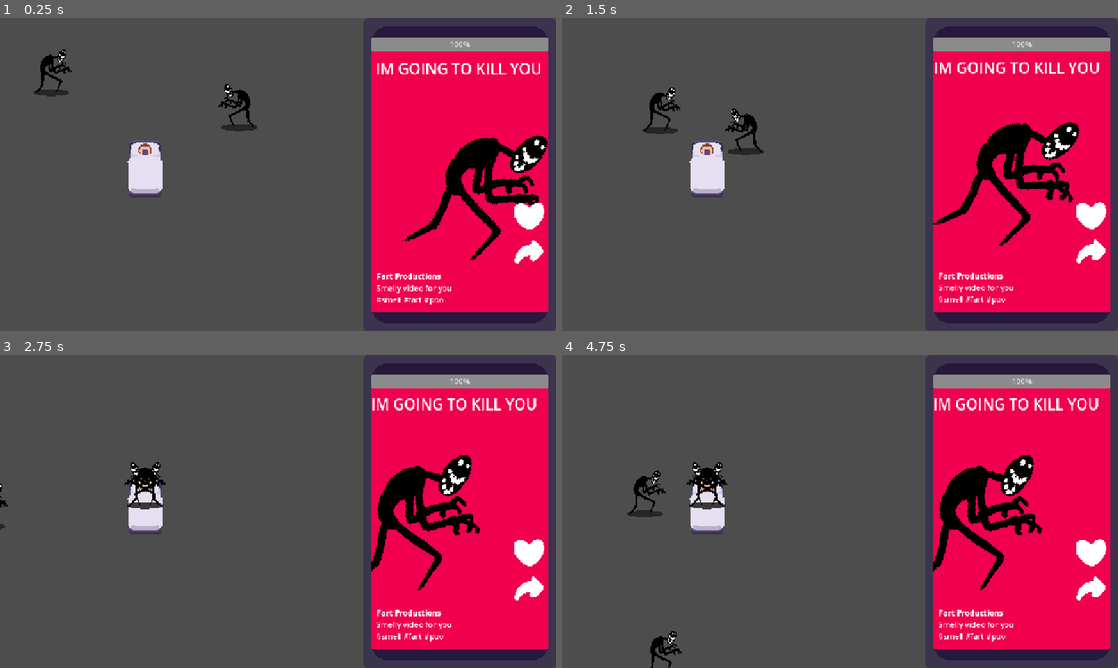
Above: before the commit, frames 1-4 (two rows, left to right).
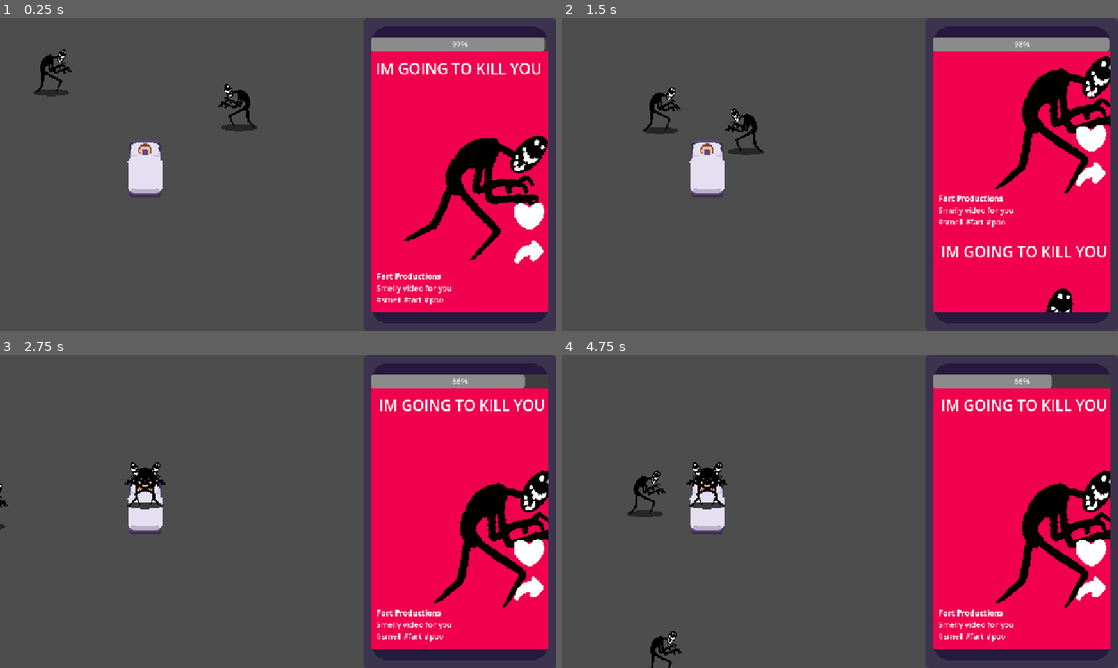
Above: after the commit, the same moments.

Repository: orbital-mage/gmtk-2025
Game: Godot game, scene res://game.tscn
The game is run twice, just before and just after one commit, with the same random seed, the same clock (stepped at 60 frames per second) and the same inputs.
Inputs:
- Up to frame 1 (0.25 s): no input
- Up to frame 2 (1.5 s): tap Enter (scroll) at 0.5, 1.35 s; hold Enter (scroll) 0.53-1.28 s
- Up to frame 3 (2.75 s): hold Tab (spawn) from 2.03 s (still down); tap Enter (scroll) at 2.3 s
- Up to frame 4 (4.75 s): release Tab (spawn) at 2.78 s; tap Enter (scroll) at 2.85, 4.55 s; hold Enter (scroll) 3.53-4.28 s; tap Tab (spawn) at 4.35 s

The runs differ from the first frame. In frame 1, less than 0.1% of the frame differs, in the area x 81-99%, y 6-11%; in frame 2, 7.9%, in the area x 66-99%, y 6-94%; in frame 3, 6.4%; in frame 4, 6.7%.

Commit message:
dynamic videos

Diff:
--- a/phone/phone.gd
+++ b/phone/phone.gd
@@ -3,25 +3,32 @@
 var video_scene = preload("res://phone/video.tscn")
 
 var current_video: Control
+var next_video: Control
 var scroll := false
 
 @onready var container: Container = $VBoxContainer
 
 func _ready() -> void:
-	_new_video()
-	_new_video()
+	current_video = _new_video()
 
 func _process(delta: float) -> void:
+	State.snooze(delta)
+
 	if scroll:
-		scroll_vertical += delta * 800
+		scroll_vertical += delta * 1200
 		if scroll_vertical == size.y:
-			print('end')
 			scroll = false
+			current_video.queue_free()
+			current_video = next_video
+			next_video = null
 
 func _input(event: InputEvent) -> void:
-	if event.is_action_pressed("scroll"):
+	if event.is_action_pressed("scroll") and not scroll:
+		next_video = _new_video()
 		scroll = true
+		State.focus()
 
-func _new_video() -> void:
-	var video = video_scene.instantiate()
+func _new_video() -> Control:
+	var video = video_scene.instantiate() as Control
 	container.add_child(video)
+	return video
--- a/state.gd
+++ b/state.gd
@@ -1,10 +1,10 @@
 extends Node
 
 var attention := 100.0
-var snooze_rate := 20
+var snooze_rate := 10
 
 func focus() -> void:
-	attention += 20
+	attention += 10
 	attention = min(attention, 100)
 
 func snooze(delta: float) -> void:
